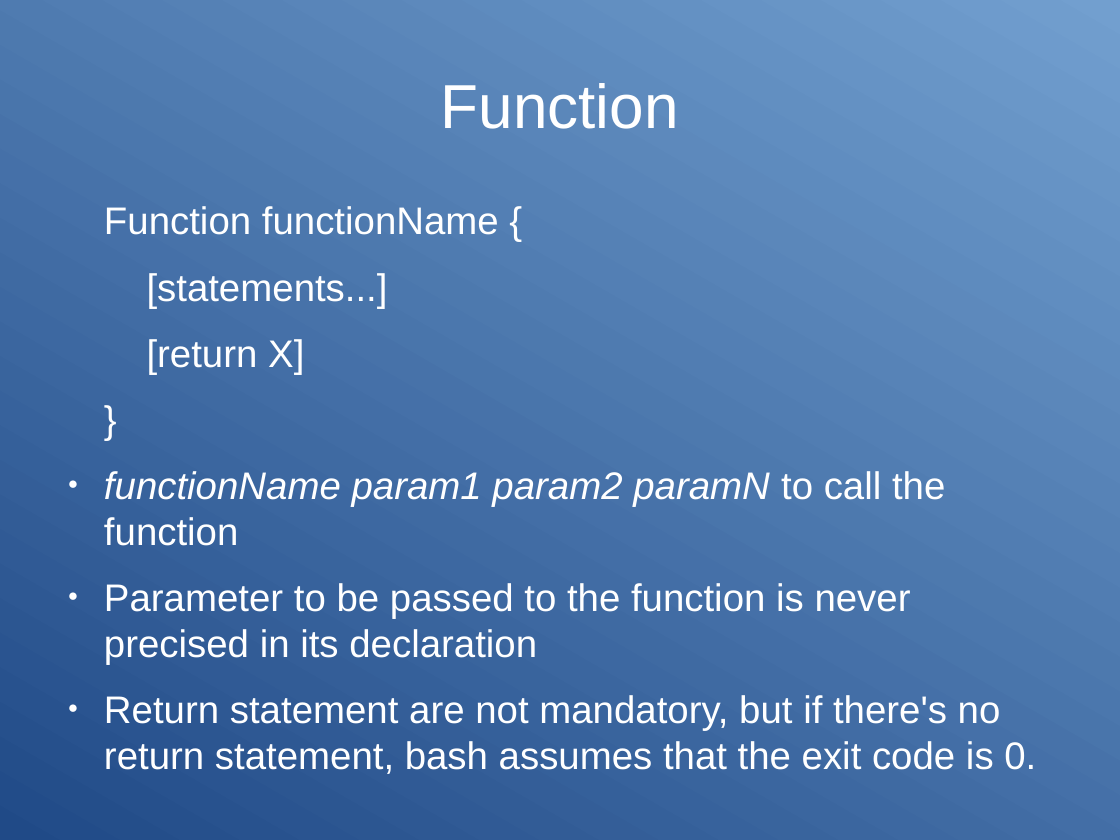
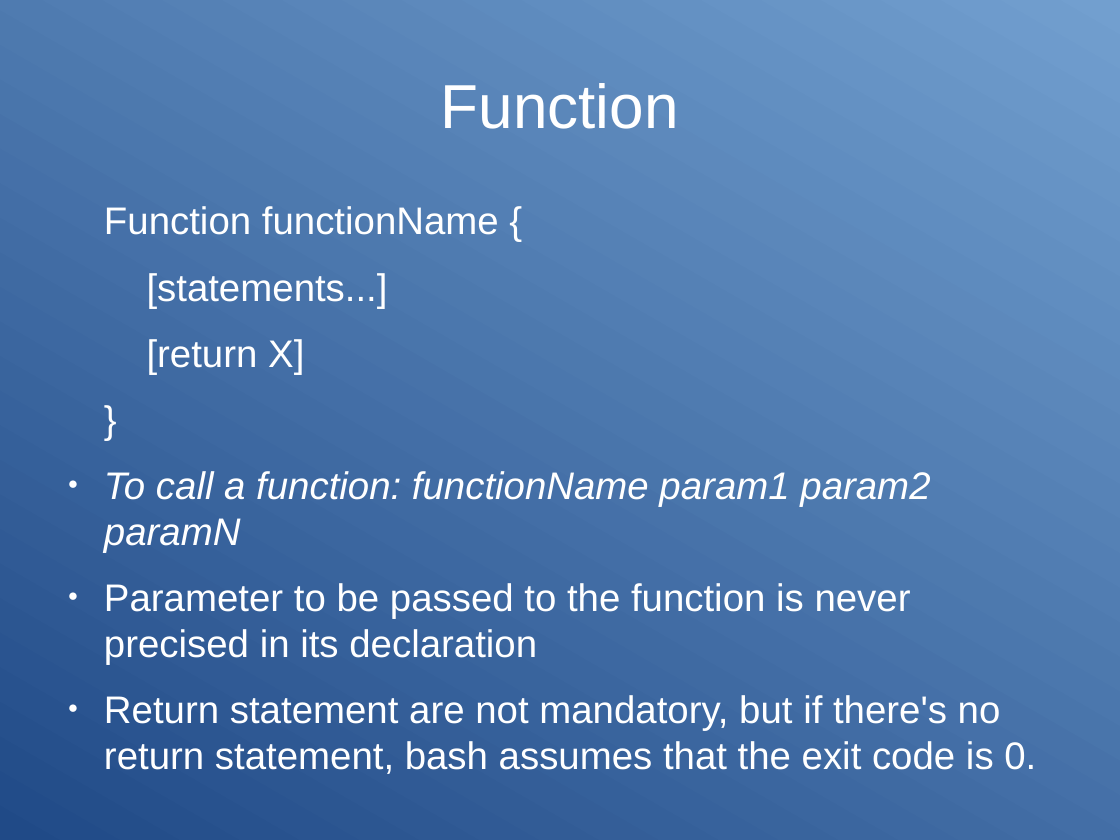
Before and after one commit to Clibre/An-introduction-to-bash, a slide deck: slide 97 of presentation.odp. Drawn at 1120x840 pixels with LibreOffice and Linux fonts; fonts in the diff are those of the drawing. Boxes give left, top, right and bottom in pixels: in the first picture for what was removed or moved away, otherwise in the second. Text is boxed around its words. In the diff, an @@ line names an element or a change of style, - is before the commit and + after.

```diff
--- a/presentation.odp
+++ b/presentation.odp
@@ text at (x1=104, y1=471, x2=930, y2=552): text changed @@
-● functionName param1 param2 paramN to call the function
+● To call a function: functionName param1 param2 paramN
```
Also in this commit, not shown: 2 other slides changed, 9 slides added, 8 other files.
